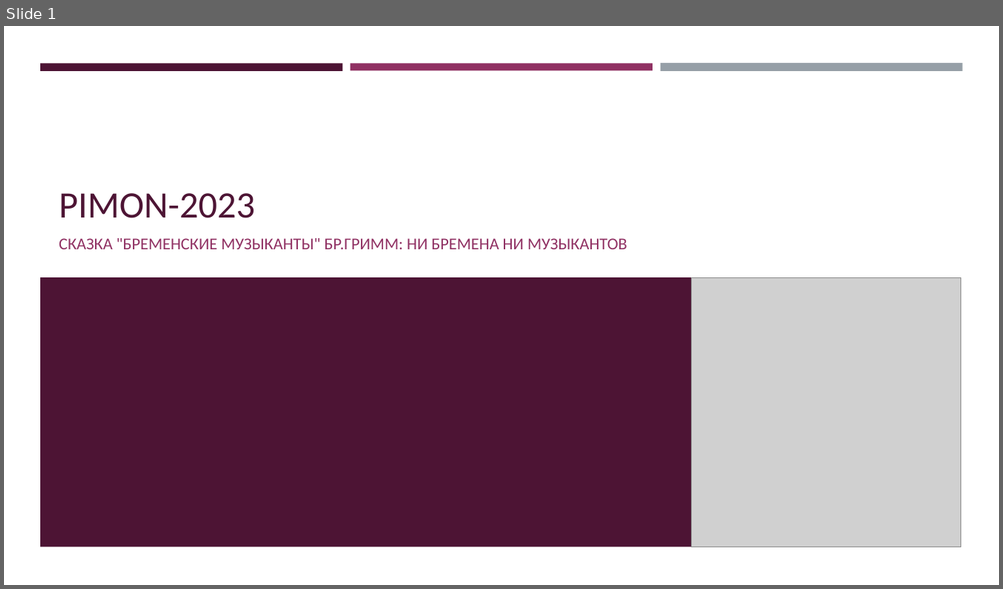
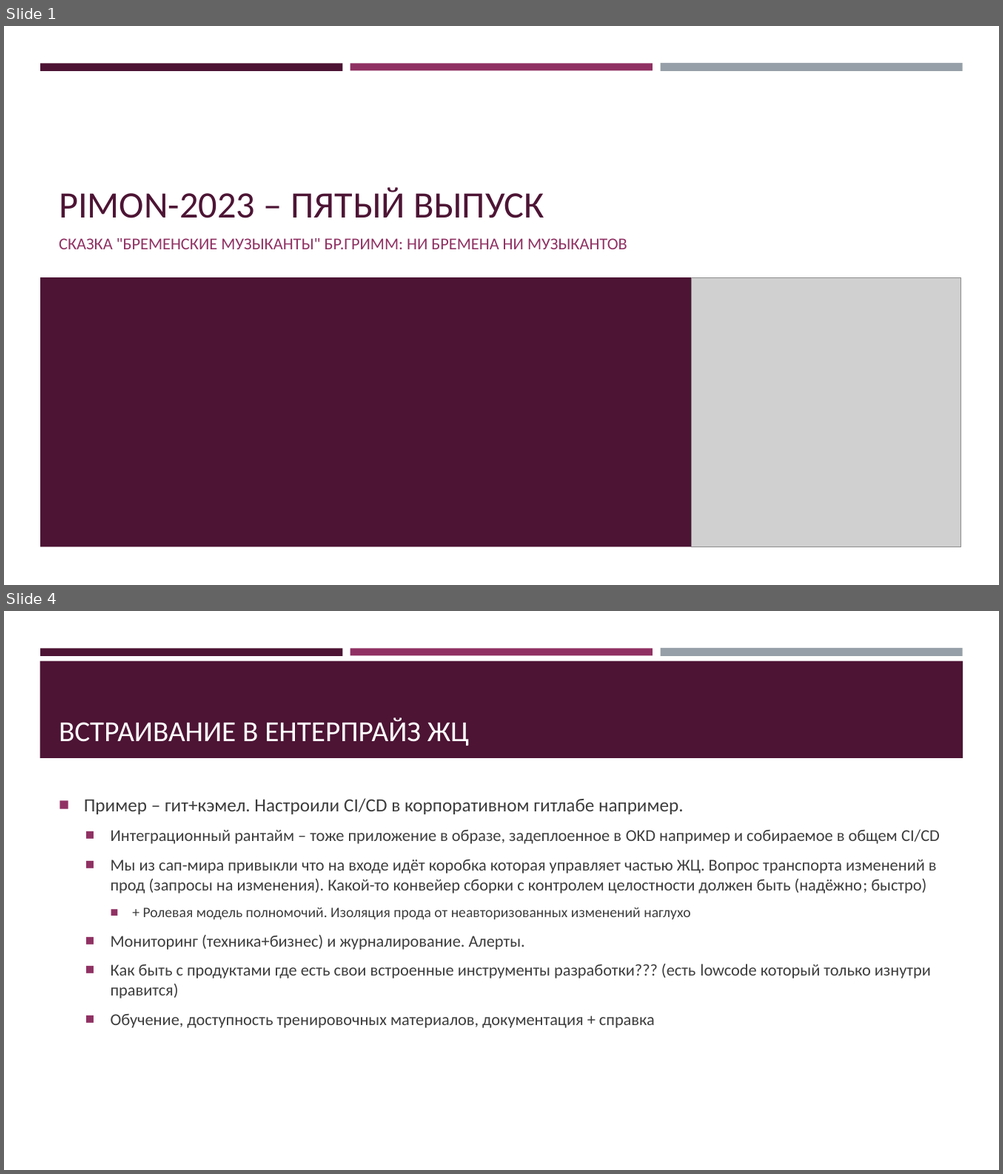
Before and after one commit to rsugio/PIMON, a slide deck: PIMON-2023/PIMON-2023.pptx. Shown one above the other, each under a label of ours: slide 1 before the commit, slides 1 and 4 after it; the slides between them are not shown. The pictures are 1003x589 and 1003x1174 pixels, drawn with LibreOffice and Linux fonts; fonts in the diff are those of the drawing; grey boxes stand for pictures. Boxes give left, top, right and bottom in pixels: in the first picture for what was removed or moved away, otherwise in the second. Text is boxed around its words. In the diff, an @@ line names an element or a change of style, - is before the commit and + after.

Commit message:
PIMON-2023 первый день

```diff
--- a/PIMON-2023/PIMON-2023.pptx
+++ b/PIMON-2023/PIMON-2023.pptx
@@ slide 4 added at <box>4,611,999,1170</box>, background #FFFFFF; not listed: 3 template elements that a slide beside it also shows @@
@@ rectangle added at <box>40,661,963,758</box>, fill #4D1434 @@
@@ title added at <box>59,718,469,746</box>, 28 pt, text #FFFFFF @@
+ВСТРАИВАНИЕ В ЕНТЕРПРАЙЗ ЖЦ
@@ text added at <box>84,798,939,1028</box>, 16 pt, text #3D3D3D @@
+■ Пример – гит+кэмел. Настроили CI/CD в корпоративном гитлабе например.
+  ■ Интеграционный рантайм – тоже приложение в образе, задеплоенное в OKD например и собираемое в общем CI/CD
+  ■ Мы из сап-мира привыкли что на входе идёт коробка которая управляет частью ЖЦ. Вопрос транспорта изменений в прод (запросы на изменения). Какой-то конвейер сборки с контролем целостности должен быть (надёжно; быстро)
+    ■ + Ролевая модель полномочий. Изоляция прода от неавторизованных изменений наглухо
+  ■ Мониторинг (техника+бизнес) и журналирование. Алерты.
+  ■ Как быть с продуктами где есть свои встроенные инструменты разработки??? (есть lowcode который только изнутри правится)
+  ■ Обучение, доступность тренировочных материалов, документация + справка
@@ slide 1 changed as well @@
@@ title at <box>59,187,544,218</box>: text changed @@
-PIMON-2023
+PIMON-2023 – ПЯТЫЙ ВЫПУСК
```
Also in this commit, not shown: 2 other slides changed, 2 other slides added, 8 other files.
